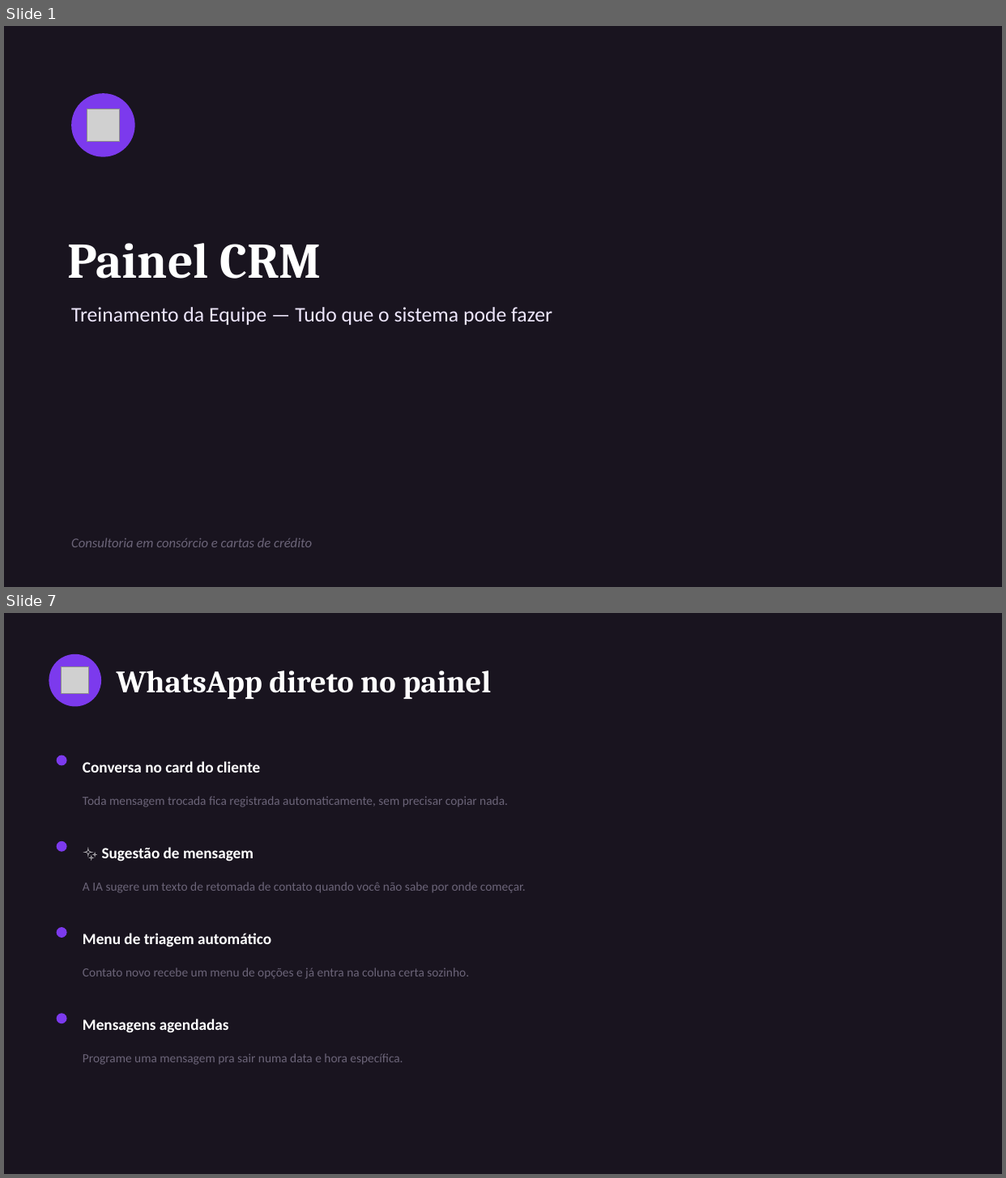
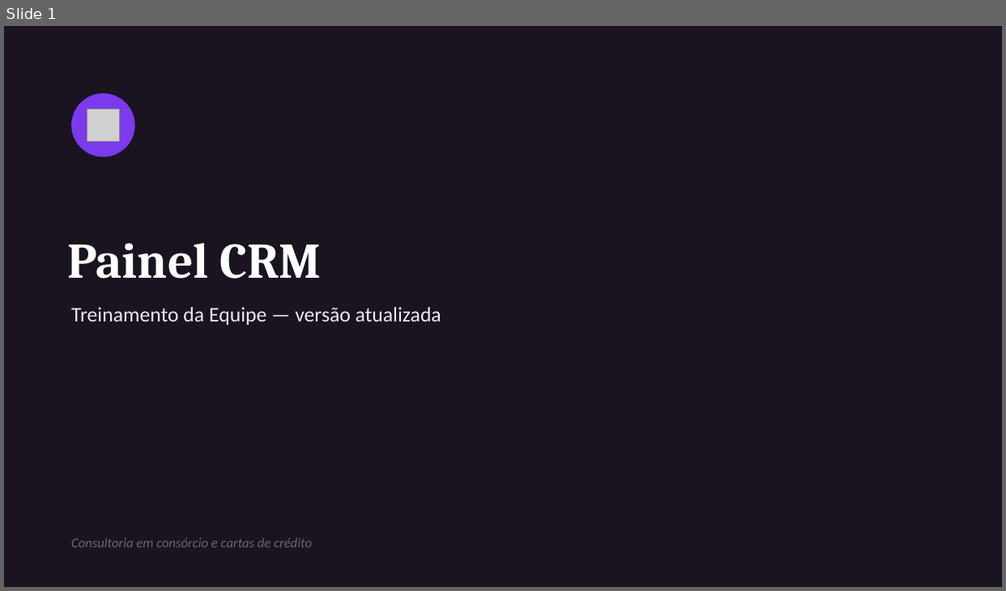
Before and after one commit to Alef-Denobile/crm-consorcio, a slide deck: docs/apresentacao-painel-crm.pptx. Shown one above the other, each under a label of ours: slides 1 and 7 before the commit, slide 1 after it; the slides between them are not shown. The pictures are 1006x1178 and 1006x591 pixels, drawn with LibreOffice and Linux fonts; fonts in the diff are those of the drawing; grey boxes stand for pictures. Boxes give left, top, right and bottom in pixels: in the first picture for what was removed or moved away, otherwise in the second. Text is boxed around its words. In the diff, an @@ line names an element or a change of style, - is before the commit and + after.

Commit message:
regenerar guia rapido e apresentacao de treinamento com o estado atual do sistema

```diff
--- a/docs/apresentacao-painel-crm.pptx
+++ b/docs/apresentacao-painel-crm.pptx
@@ slide 7 removed at <box>4,613,1002,1174</box>, background #19141F @@
@@ ellipse removed at <box>49,654,101,707</box> @@
@@ picture removed at <box>62,667,88,694</box> @@
@@ text removed at <box>117,671,491,699</box> @@
-WhatsApp direto no painel
@@ ellipse removed at <box>57,756,67,766</box> @@
@@ text removed at <box>83,761,260,773</box> @@
-Conversa no card do cliente
@@ text removed at <box>83,796,508,807</box> @@
-Toda mensagem trocada fica registrada automaticamente, sem precisar copiar nada.
@@ ellipse removed at <box>57,841,67,852</box> @@
@@ text removed at <box>102,847,253,862</box> @@
-✨ Sugestão de mensagem
@@ text removed at <box>83,882,526,893</box> @@
-A IA sugere um texto de retomada de contato quando você não sabe por onde começar.
@@ ellipse removed at <box>57,927,67,938</box> @@
@@ text removed at <box>83,933,271,948</box> @@
-Menu de triagem automático
@@ text removed at <box>83,968,469,979</box> @@
-Contato novo recebe um menu de opções e já entra na coluna certa sozinho.
@@ ellipse removed at <box>57,1013,67,1024</box> @@
@@ text removed at <box>83,1019,229,1033</box> @@
-Mensagens agendadas
@@ text removed at <box>83,1054,403,1065</box> @@
-Programe uma mensagem pra sair numa data e hora específica.
@@ slide 1 changed as well @@
@@ text at <box>71,307,441,325</box>: text changed @@
-Treinamento da Equipe — Tudo que o sistema pode fazer
+Treinamento da Equipe — versão atualizada
```
Also in this commit, not shown: 1 other slide changed, 10 slides added, 10 other slides removed, 9 other files.
